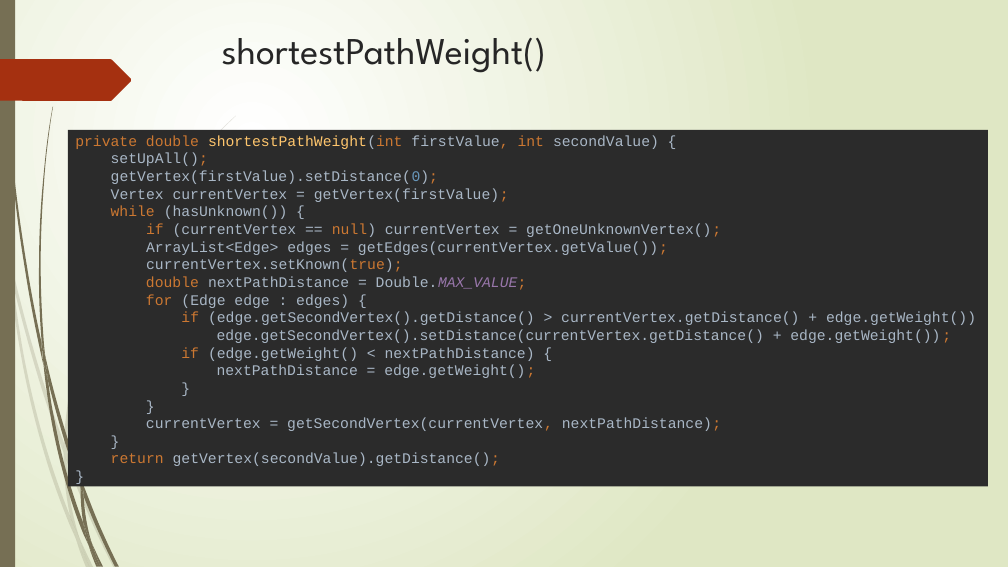
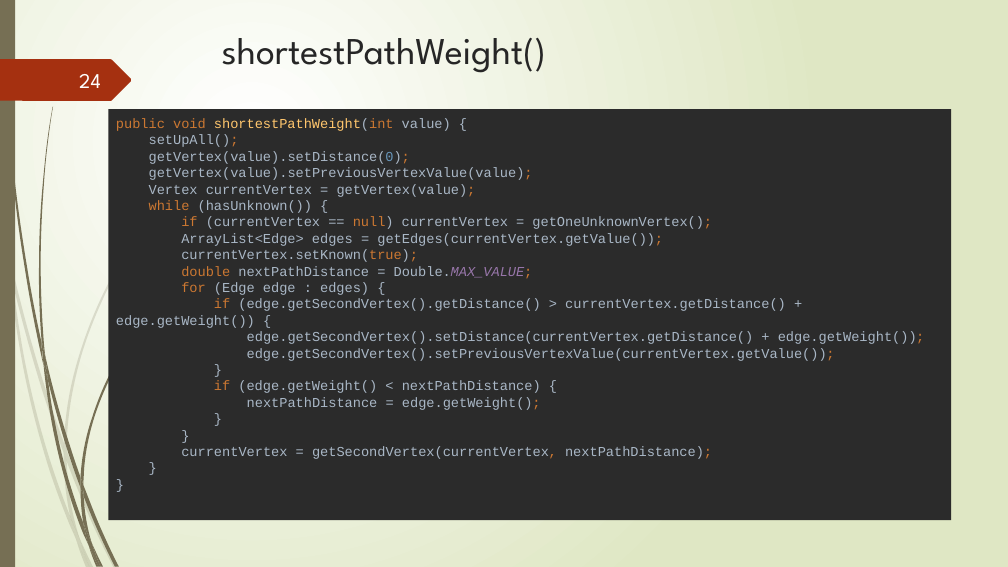
Before and after one commit to Mikiyas721/dijkstra-s-algorithm, a slide deck: slide 24 of docs/slides/Dijkstras new.pptx. Drawn at 1008x567 pixels with LibreOffice and Linux fonts; fonts in the diff are those of the drawing. Boxes give left, top, right and bottom in pixels: in the first picture for what was removed or moved away, otherwise in the second. Text is boxed around its words. In the diff, an @@ line names an element or a change of style, - is before the commit and + after.

Commit message:
Added Previous Vertex Cache

```diff
--- a/docs/slides/Dijkstras new.pptx
+++ b/docs/slides/Dijkstras new.pptx
@@ page number added at [79, 74, 101, 88], 20 pt, text #FEFFFF @@
+24
@@ rectangle "public void shortestPathWeight(int value) { ...": place and size @@
-rectangle "public void shortestPathWeight(int value) { ..." at [68, 126, 988, 490]
+rectangle "public void shortestPathWeight(int value) { ..." at [108, 109, 951, 520]
@@ rectangle "public void shortestPathWeight(int value) { ..." at [108, 109, 951, 520]: text to rectangle @@
@@ text in rectangle at [116, 118, 925, 459]: text changed; size 14 to 13 pt @@
-private double shortestPathWeight(int firstValue, int secondValue) {
-setUpAll();
-getVertex(firstValue).setDistance(0);
-Vertex currentVertex = getVertex(firstValue);
-while (hasUnknown()) {
-if (currentVertex == null) currentVertex = getOneUnknownVertex();
-ArrayList<Edge> edges = getEdges(currentVertex.getValue());
-currentVertex.setKnown(true);
-double nextPathDistance = Double.MAX_VALUE;
-for (Edge edge : edges) {
-if (edge.getSecondVertex().getDistance() > currentVertex.getDistance() + edge.getWeight())
-edge.getSecondVertex().setDistance(currentVertex.getDistance() + edge.getWeight());
-if (edge.getWeight() < nextPathDistance) {
-nextPathDistance = edge.getWeight();
-}
-}
-currentVertex = getSecondVertex(currentVertex, nextPathDistance);
-}
-return getVertex(secondValue).getDistance();
-}
+public void shortestPathWeight(int value) {
+setUpAll();
+getVertex(value).setDistance(0);
+getVertex(value).setPreviousVertexValue(value);
+Vertex currentVertex = getVertex(value);
+while (hasUnknown()) {
+if (currentVertex == null) currentVertex = getOneUnknownVertex();
+ArrayList<Edge> edges = getEdges(currentVertex.getValue());
+currentVertex.setKnown(true);
+double nextPathDistance = Double.MAX_VALUE;
+for (Edge edge : edges) {
+if (edge.getSecondVertex().getDistance() > currentVertex.getDistance() + edge.getWeight()) {
+edge.getSecondVertex().setDistance(currentVertex.getDistance() + edge.getWeight());
+edge.getSecondVertex().setPreviousVertexValue(currentVertex.getValue());
+}
+if (edge.getWeight() < nextPathDistance) {
+nextPathDistance = edge.getWeight();
+}
+}
+currentVertex = getSecondVertex(currentVertex, nextPathDistance);
+}
+}
@@ freeform shape added at [80, 260, 197, 485], fill #766F54 @@
```
Also in this commit, not shown: 24 other slides changed, 1 slide added, 6 other files.
